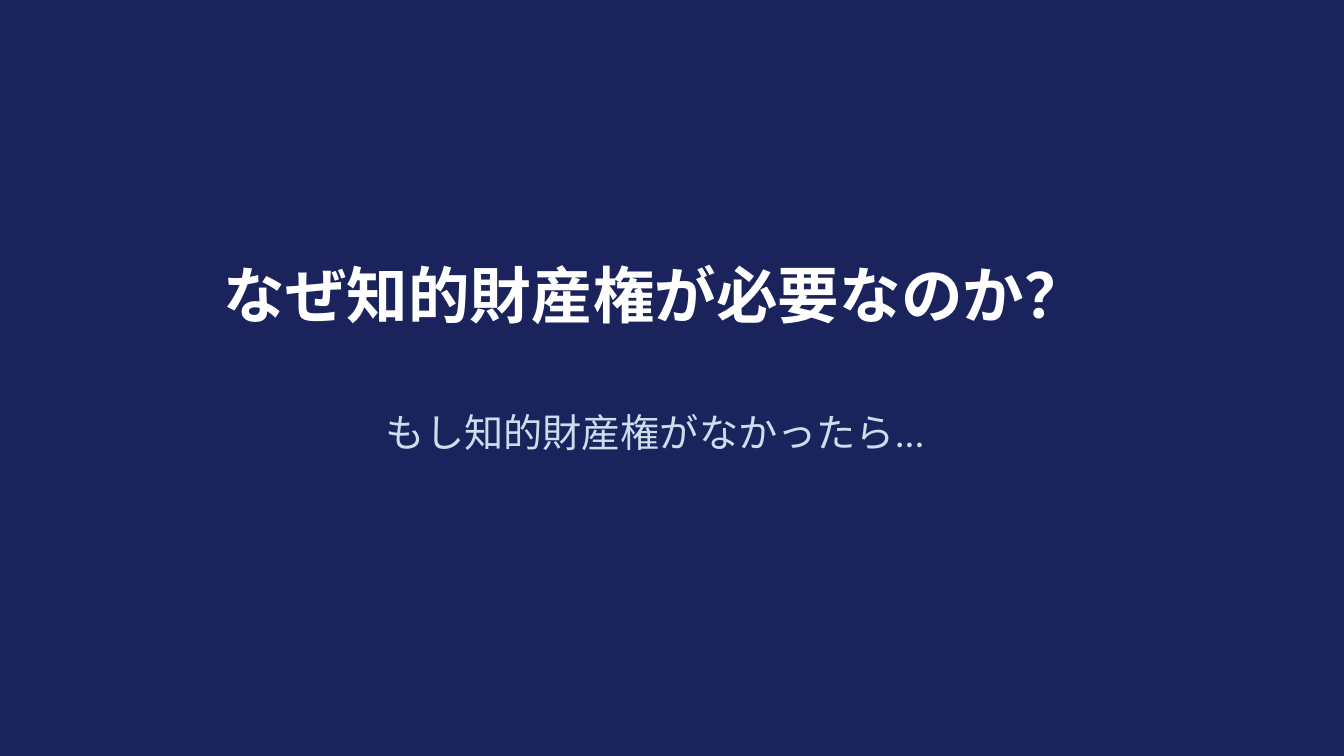
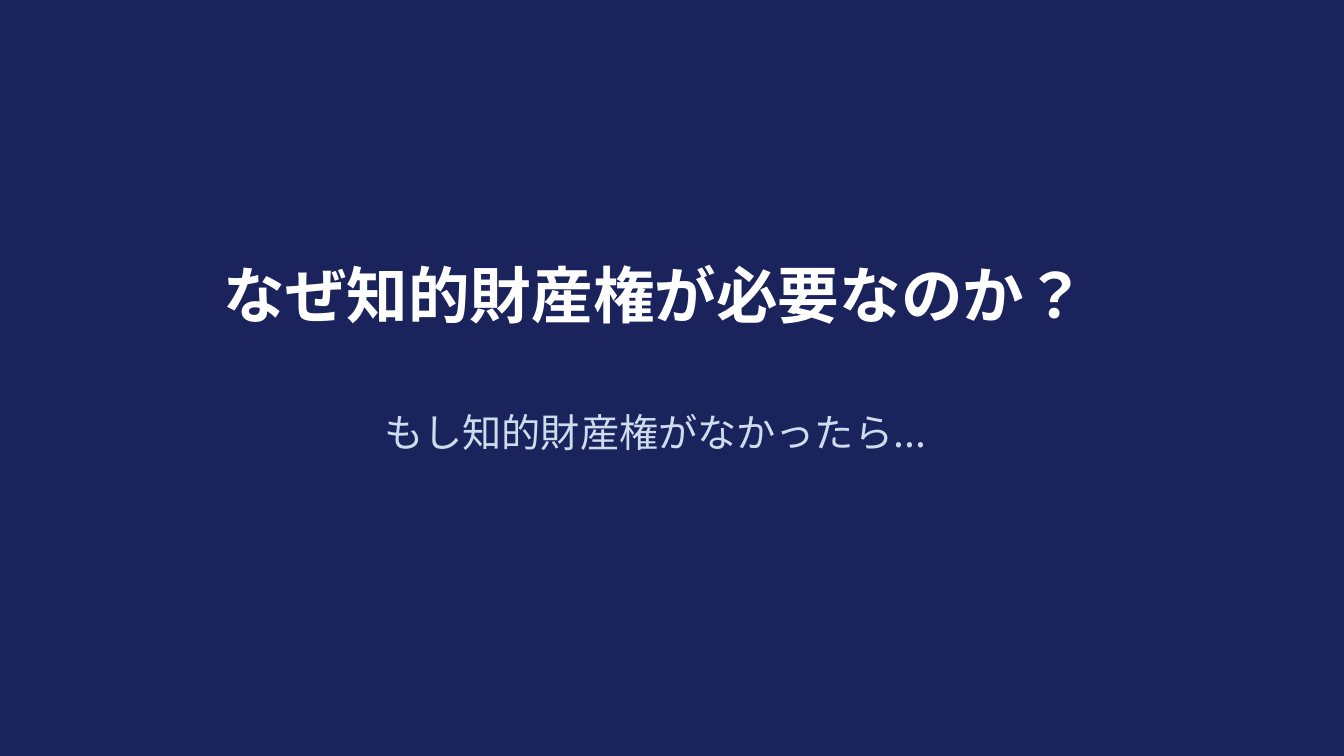
Before and after one commit to moemszo/Cowork, a slide deck: slide 4 of 知的財産権とは.pptx. Drawn at 1344x756 pixels with LibreOffice and Linux fonts; fonts in the diff are those of the drawing. Boxes give left, top, right and bottom in pixels: in the first picture for what was removed or moved away, otherwise in the second. Text is boxed around its words. In the diff, an @@ line names an element or a change of style, - is before the commit and + after.

```diff
--- a/知的財産権とは.pptx
+++ b/知的財産権とは.pptx
@@ text "なぜ知的財産権が必要なのか？" at (224, 265, 1086, 324): font Calibri to Noto Sans CJK JP @@
@@ text "もし知的財産権がなかったら..." at (384, 414, 926, 450): font Calibri to Noto Sans CJK JP @@
```
Also in this commit, not shown: 8 other slides changed, 4 other files.
